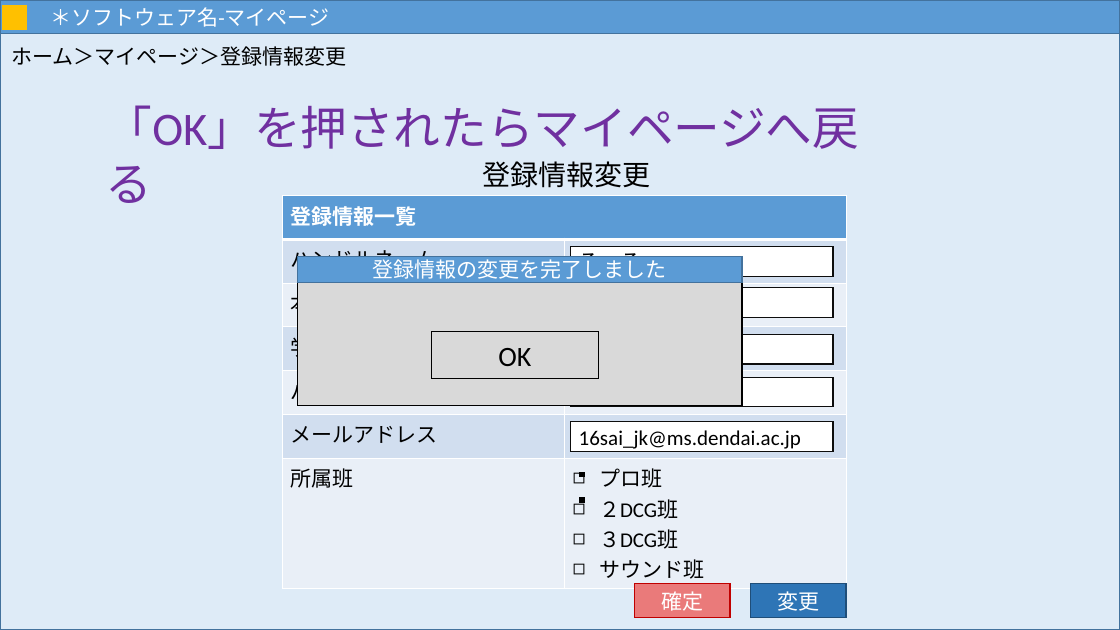
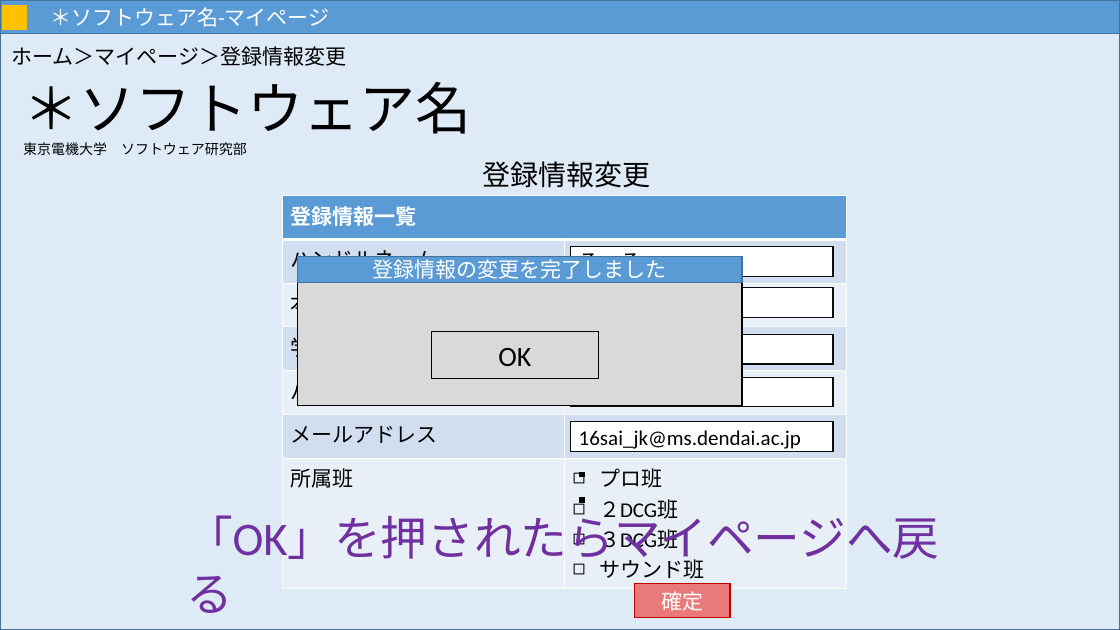
Before and after one commit to MNB-oda/MNB, a slide deck: slide 15 of 提出課題/外部設計書/画面設計.pptx. Drawn at 1120x630 pixels with LibreOffice and Linux fonts; fonts in the diff are those of the drawing. Boxes give left, top, right and bottom in pixels: in the first picture for what was removed or moved away, otherwise in the second. Text is boxed around its words. In the diff, an @@ line names an element or a change of style, - is before the commit and + after.

```diff
--- a/提出課題/外部設計書/画面設計.pptx
+++ b/提出課題/外部設計書/画面設計.pptx
@@ text added at box(23, 82, 471, 155), 12 pt, text #000000 @@
+＊ソフトウェア名
+東京電機大学 ソフトウェア研究部
@@ text "「OK」を押されたらマイページへ戻る" rewrapped from box(106, 105, 859, 149) to box(186, 508, 939, 568) @@
@@ rectangle removed at box(751, 584, 847, 618) @@
-変更
```
Also in this commit, not shown: 5 other slides changed, 1 other file.
